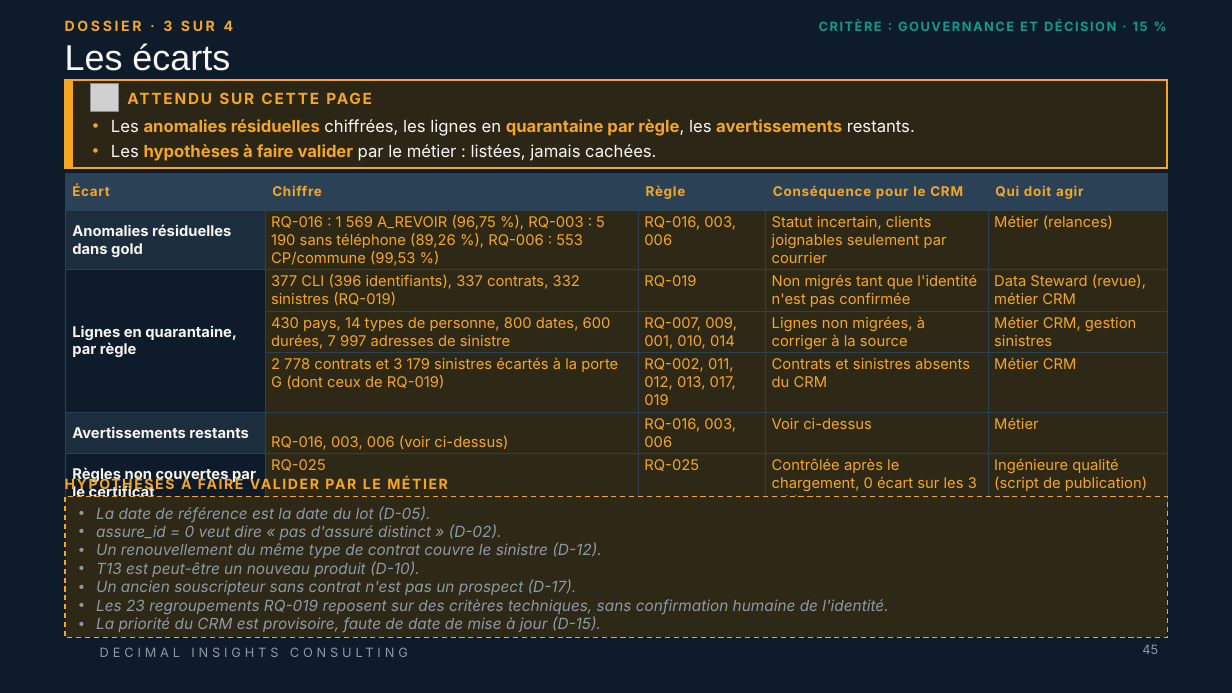
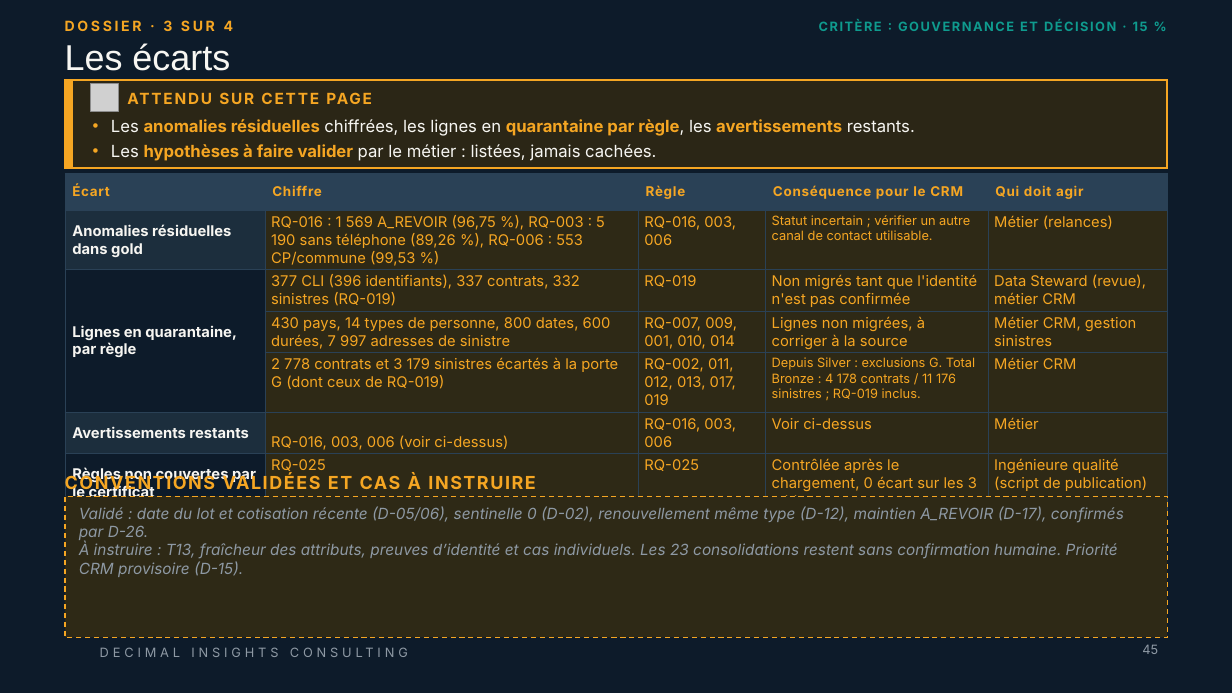
Before and after one commit to ruthabebeneg/td-qualite-g02, a slide deck: slide 45 of livrables/Livrable_Groupe_TD_AssurConnect.pptx. Drawn at 1232x693 pixels with LibreOffice and Linux fonts; fonts in the diff are those of the drawing; grey boxes stand for pictures; background and template pictures are left out. Boxes give left, top, right and bottom in pixels: in the first picture for what was removed or moved away, otherwise in the second. Text is boxed around its words. In the diff, an @@ line names an element or a change of style, - is before the commit and + after.

```diff
--- a/livrables/Livrable_Groupe_TD_AssurConnect.pptx
+++ b/livrables/Livrable_Groupe_TD_AssurConnect.pptx
@@ table at (65,173,1167,514) @@
-row 2, column 4: Statut incertain, clients joignables seulement par courrier
+row 2, column 4: Statut incertain ; vérifier un autre canal de contact utilisable.
-row 5, column 4: Contrats et sinistres absents du CRM
+row 5, column 4: Depuis Silver : exclusions G. Total Bronze : 4 178 contrats / 11 176 sinistres ; RQ-019 inclus.
@@ text at (65,475,535,495): text changed; size 11 to 14 pt @@
-HYPOTHÈSES À FAIRE VALIDER PAR LE MÉTIER
+CONVENTIONS VALIDÉES ET CAS À INSTRUIRE
@@ text in rectangle at (79,506,1124,577): text changed @@
-• La date de référence est la date du lot (D-05).
-• assure_id = 0 veut dire « pas d'assuré distinct » (D-02).
-• Un renouvellement du même type de contrat couvre le sinistre (D-12).
-• T13 est peut-être un nouveau produit (D-10).
-• Un ancien souscripteur sans contrat n'est pas un prospect (D-17).
-• Les 23 regroupements RQ-019 reposent sur des critères techniques, sans confirmation humaine de l'identité.
-• La priorité du CRM est provisoire, faute de date de mise à jour (D-15).
+Validé : date du lot et cotisation récente (D-05/06), sentinelle 0 (D-02), renouvellement même type (D-12), maintien A_REVOIR (D-17), confirmés par D-26.
+À instruire : T13, fraîcheur des attributs, preuves d’identité et cas individuels. Les 23 consolidations restent sans confirmation humaine. Priorité CRM provisoire (D-15).
```
Also in this commit, not shown: 11 other slides changed, 14 other files.
